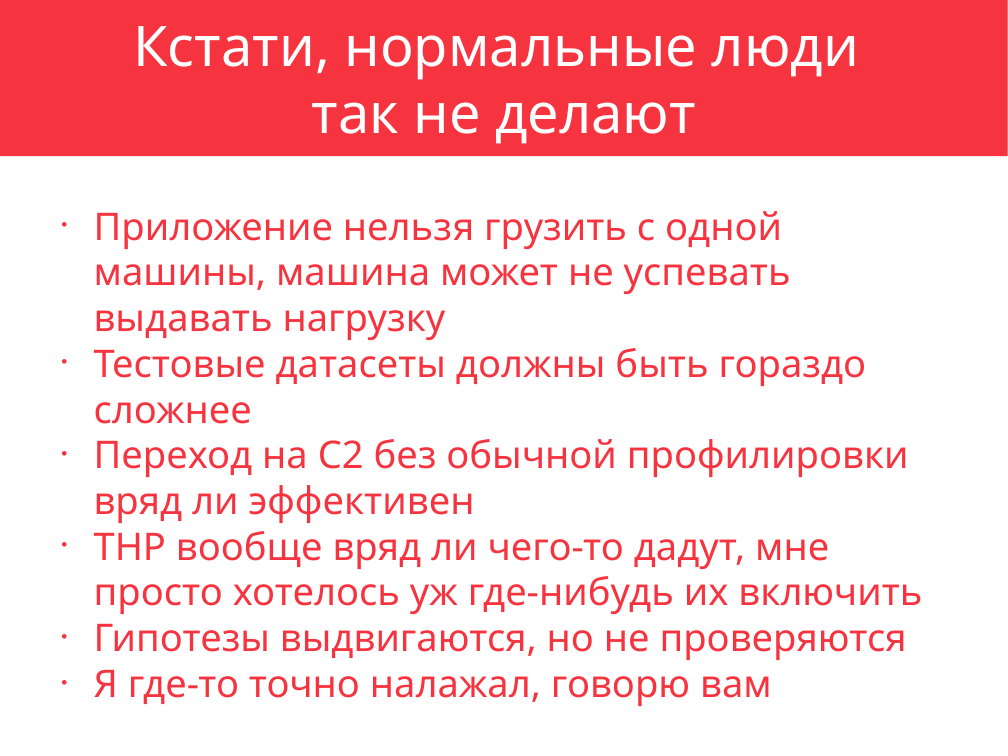
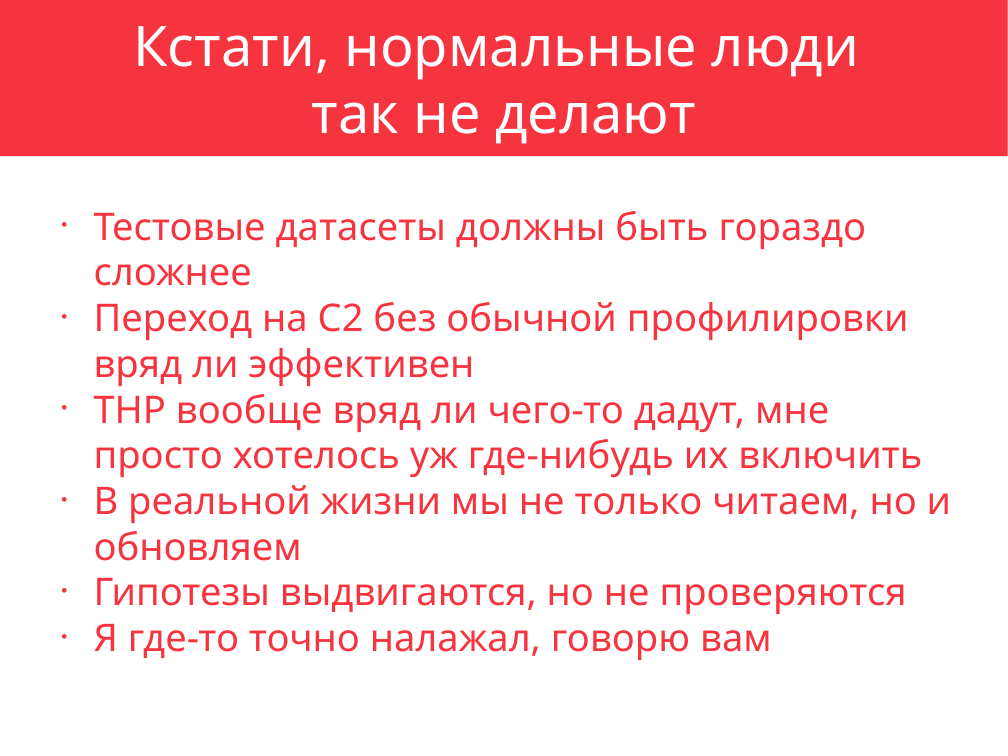
Before and after one commit to ayte-io/slides, a slide deck: slide 28 of src/etki/2018/12/elasticsearch-inside-out/elasticsearch-inside-out.pptx (slide 26 before the commit). Drawn at 1008x756 pixels with LibreOffice and Linux fonts; fonts in the diff are those of the drawing. Boxes give left, top, right and bottom in pixels: in the first picture for what was removed or moved away, otherwise in the second. Text is boxed around its words. In the diff, an @@ line names an element or a change of style, - is before the commit and + after.

```diff
--- a/src/etki/2018/12/elasticsearch-inside-out/elasticsearch-inside-out.pptx
+++ b/src/etki/2018/12/elasticsearch-inside-out/elasticsearch-inside-out.pptx
@@ text at (x1=94, y1=211, x2=791, y2=340): paragraph removed @@
-• Приложение нельзя грузить с одной машины, машина может не успевать выдавать нагрузку
@@ text at (x1=94, y1=485, x2=951, y2=561): paragraph added @@
+• В реальной жизни мы не только читаем, но и обновляем
```
Also in this commit, not shown: 15 other slides changed, 15 slides added, 6 slides removed, 22 other files.
